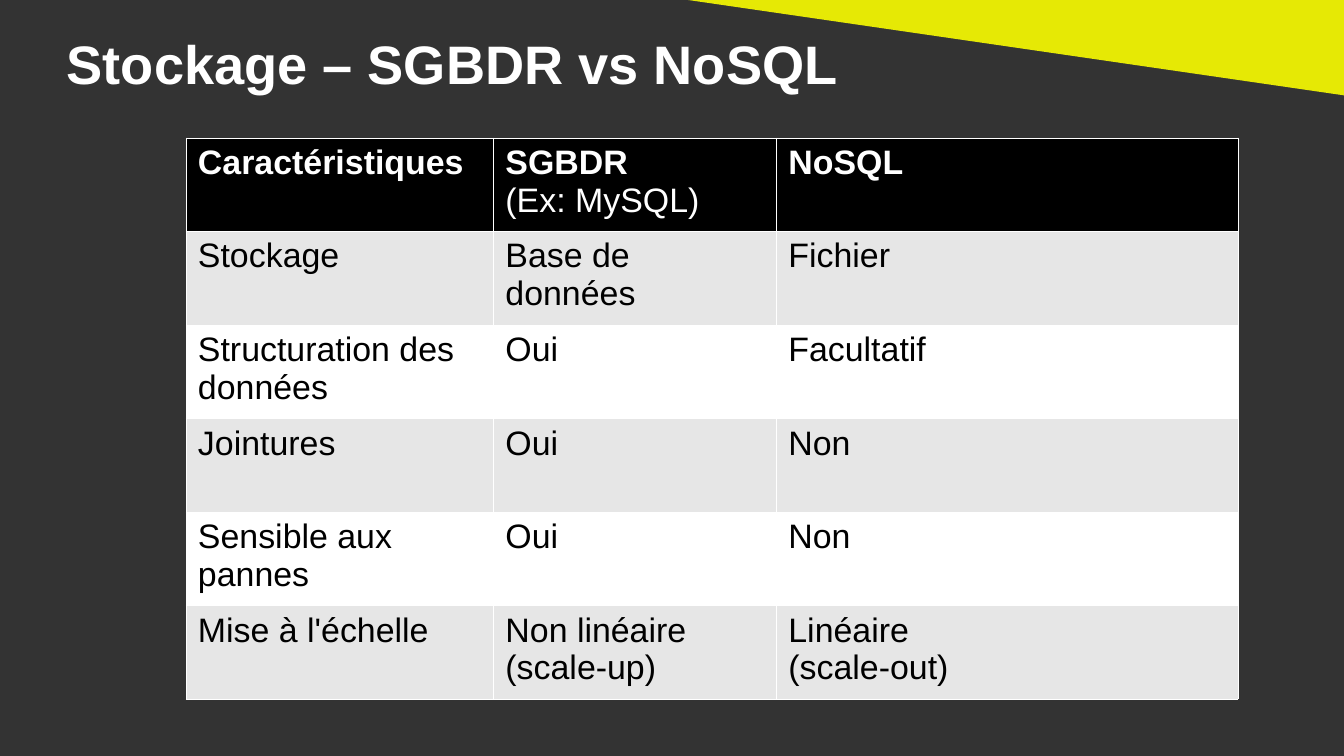
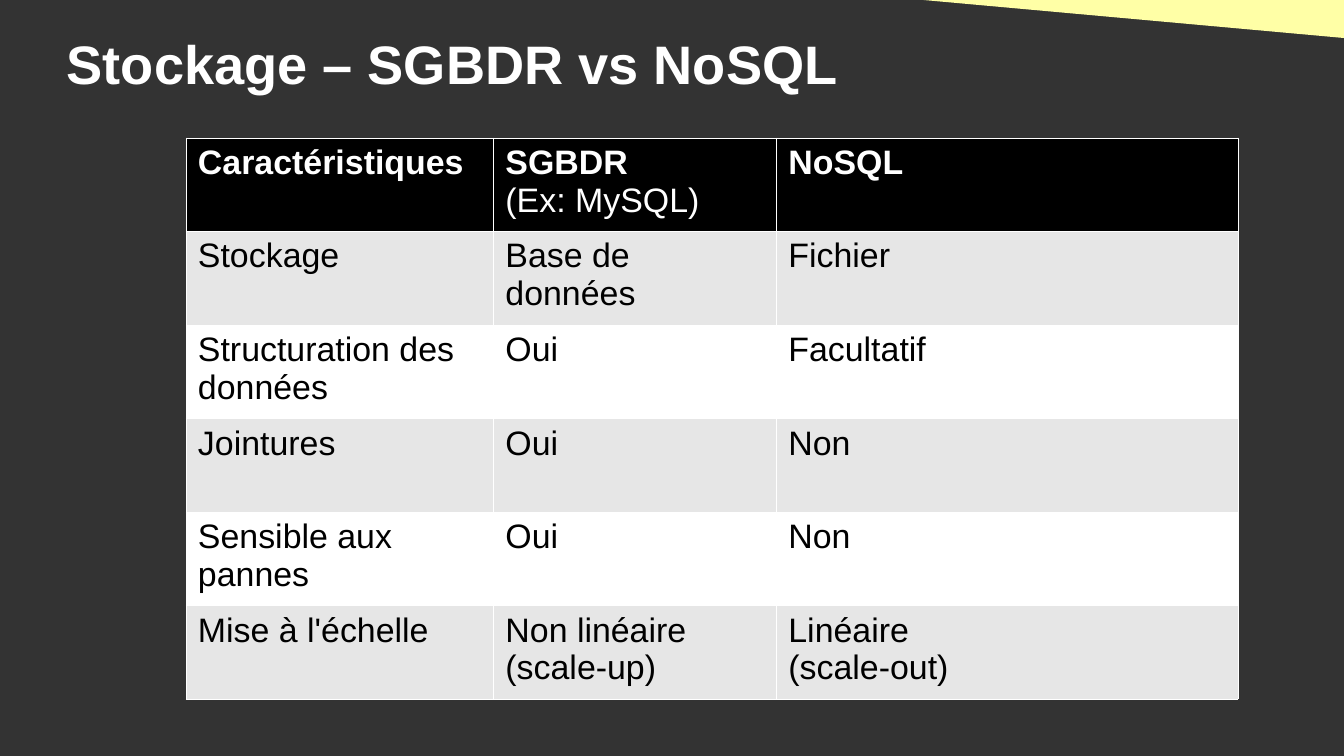
Before and after one commit to DanYellow/cours, a slide deck: slide 11 of big-data-s4/travaux-pratiques/numero-2/presentation.odp. Drawn at 1344x756 pixels with LibreOffice and Linux fonts; fonts in the diff are those of the drawing. Boxes give left, top, right and bottom in pixels: in the first picture for what was removed or moved away, otherwise in the second. Text is boxed around its words. In the diff, an @@ line names an element or a change of style, - is before the commit and + after.

```diff
--- a/big-data-s4/travaux-pratiques/numero-2/presentation.odp
+++ b/big-data-s4/travaux-pratiques/numero-2/presentation.odp
@@ right triangle removed at (652, 0, 1344, 96) @@
@@ right triangle added at (863, 0, 1344, 39), fill #FFFFA6 @@
```
Also in this commit, not shown: 12 other slides changed, 3 slides added, 5 other files.
